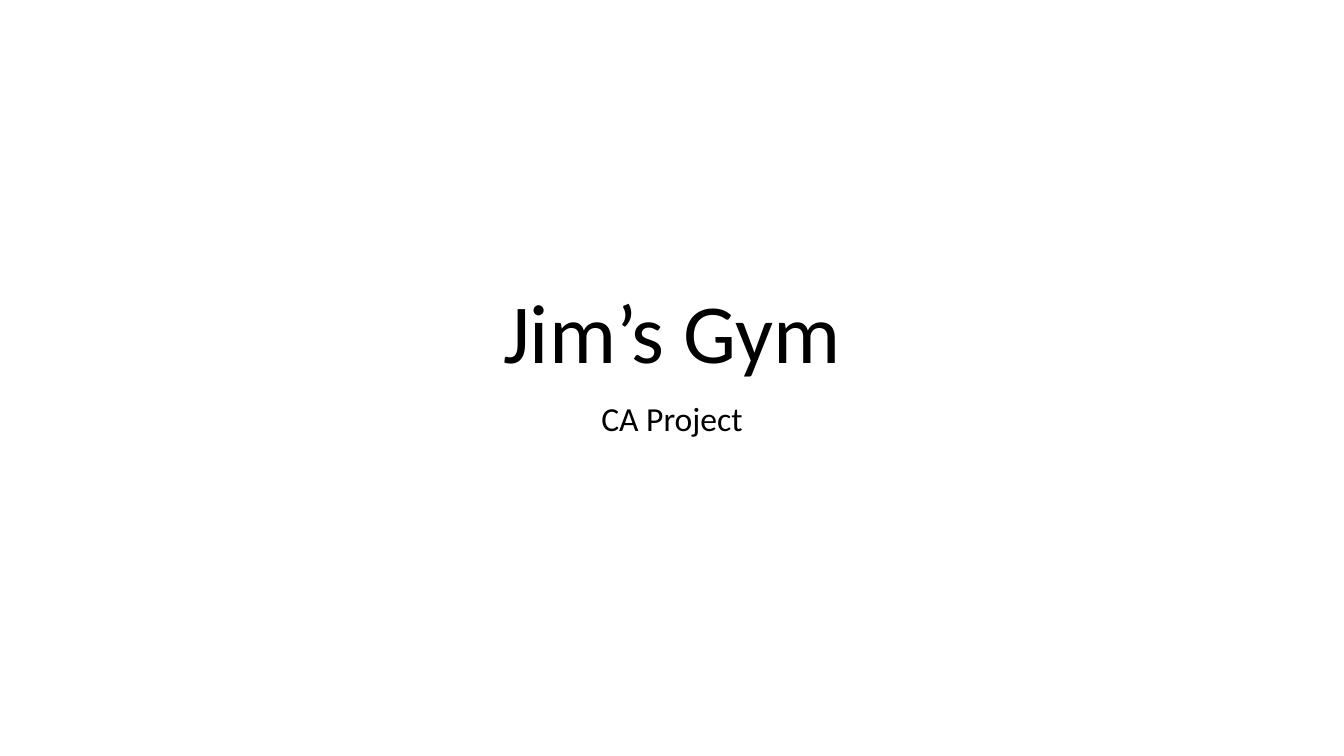
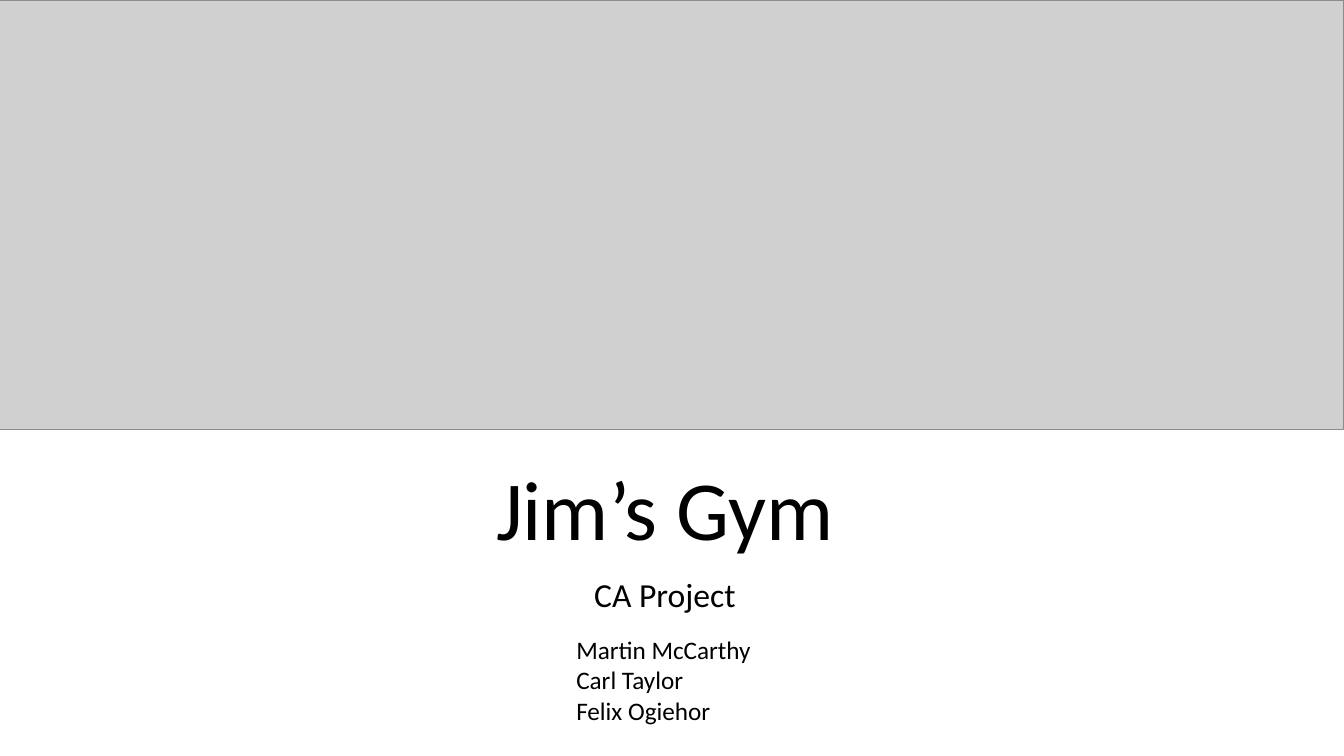
Before and after one commit to Madmurt/CA-ASP.NET-MVC-Project, a slide deck: slide 1 of Jim’s Gym.pptx. Drawn at 1344x756 pixels with LibreOffice and Linux fonts; fonts in the diff are those of the drawing; grey boxes stand for pictures. Boxes give left, top, right and bottom in pixels: in the first picture for what was removed or moved away, otherwise in the second. Text is boxed around its words. In the diff, an @@ line names an element or a change of style, - is before the commit and + after.

```diff
--- a/Jim’s Gym.pptx
+++ b/Jim’s Gym.pptx
@@ picture added at [0,0,1344,430] @@
@@ title "Jim’s Gym": place and size @@
-title "Jim’s Gym" at [503,304,841,377]
+title "Jim’s Gym" at [496,481,834,554]
@@ subtitle "CA Project": place and size @@
-subtitle "CA Project" at [601,408,742,437]
+subtitle "CA Project" at [594,584,735,613]
@@ text added at [576,641,751,725], 18 pt, text #000000 @@
+Martin McCarthy
+Carl Taylor
+Felix Ogiehor
```
Also in this commit, not shown: 2 other slides changed, 8 slides added, 1 slide removed, 17 other files.
